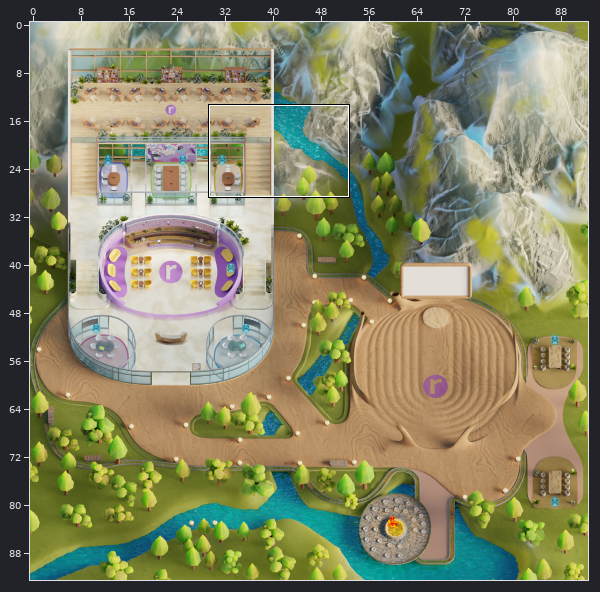
Level history. Tiled map (JSON): map.tmj. Above, an overview of the earlier version with the close-up marked.
Close-up. Earlier state:
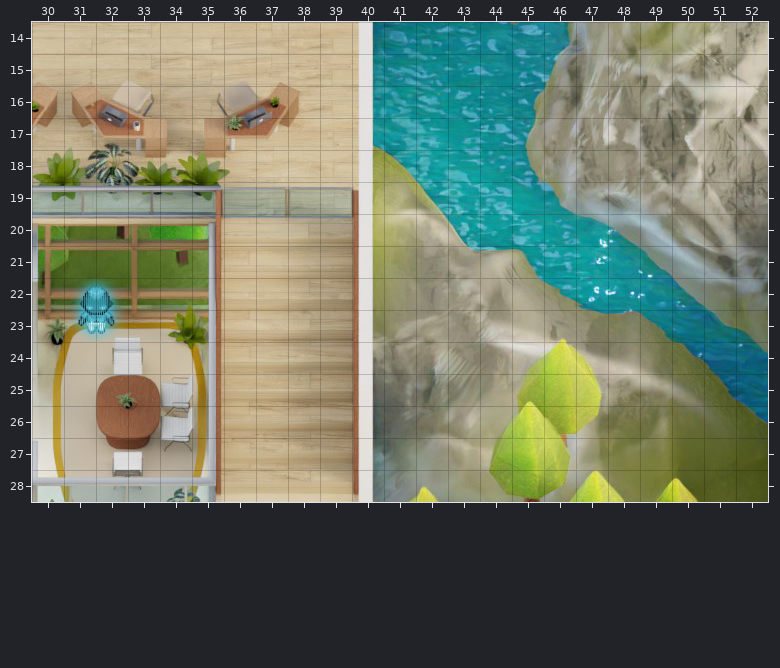
Cells are 32x32 px. Shown: x 30..52, y 14..28. The commit also changed other parts of the map, which this record leaves out. Not drawn, because the pictures are missing: unchanged layers "Foreground", "roof_office".
Once edited:
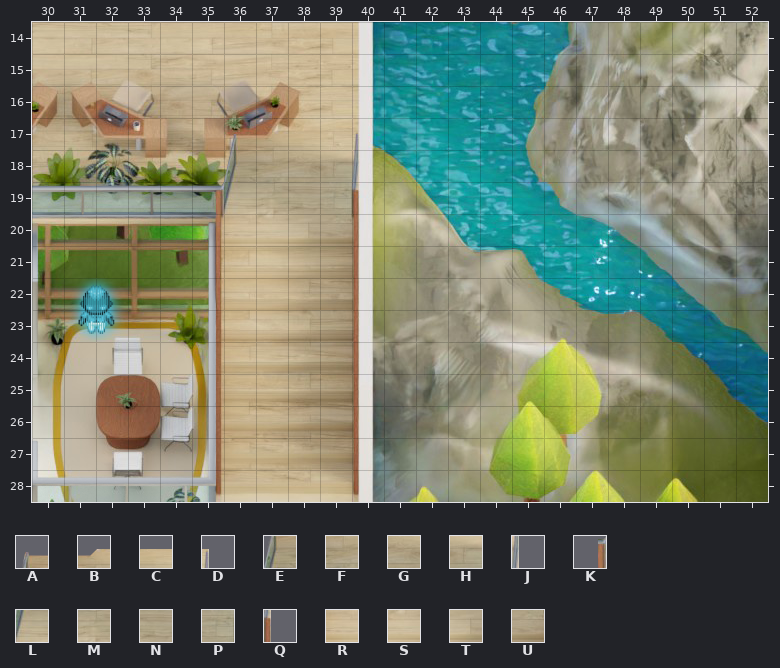
Key: from "Doors open": A 7, B 8, C 9, D 11, E 19, F 20, G 21, H 22, J 23, K 30, L 31, M 32, N 33, P 34, Q 35, R 43, S 44, T 45, U 46.
_ is an empty cell.
Tiles of an added or newly shown layer are drawn over the layers below it.
Edits made:
Layer "doors/door_officeR_open" (now shown):
y 17: x 36..38 ___ -> ABC; x 40 _ -> D
y 18: x 36..40 _____ -> EFGHJ
y 19: x 35..40 ______ -> KLMNPQ
y 20: x 36..39 ____ -> RSTU
Boxes around the changes in both close-ups, in picture pixels (x1, y1, x2, y2):
added: (216, 131, 359, 230)
